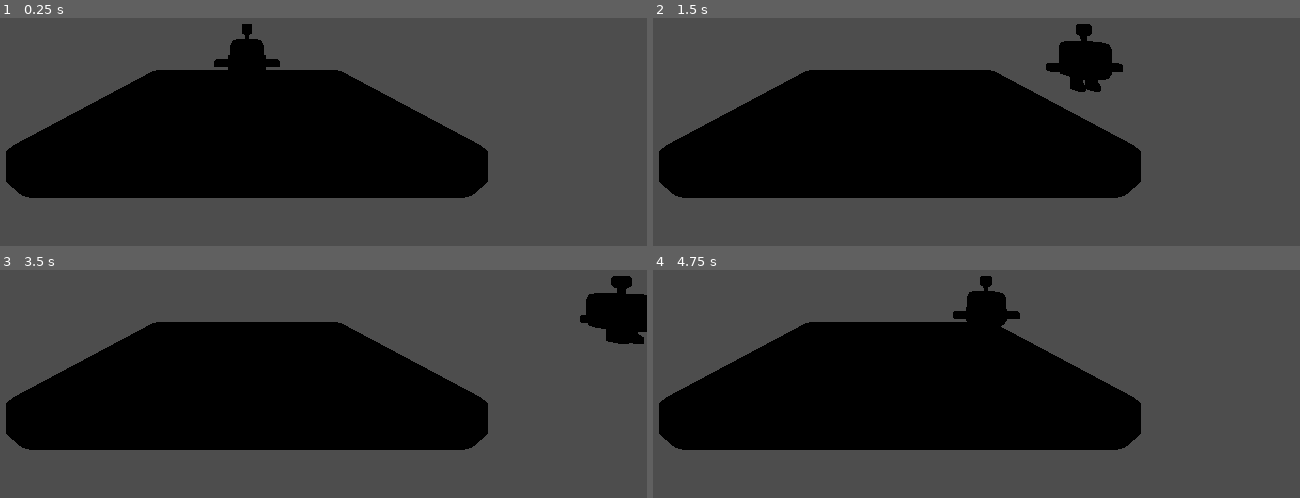
Above: before the commit, frames 1-4 (two rows, left to right).
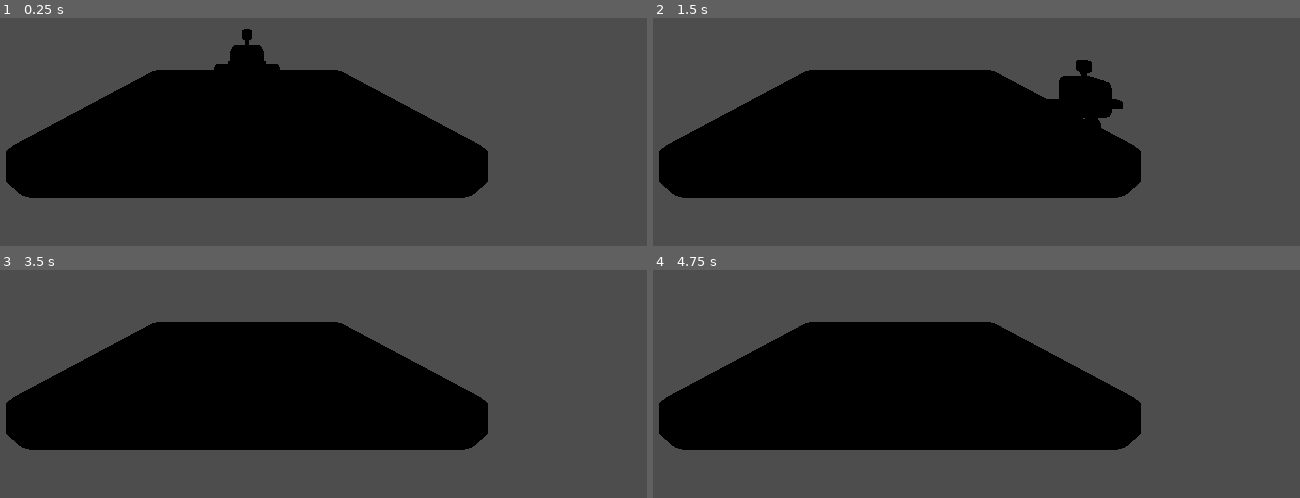
Above: after the commit, the same moments.

Repository: OliCunnington/mammoth_interactive_godot_advanced
Game: Godot game, scene res://new features/scenes/MainGame.tscn
Same seed, same stepped clock (60 frames per second), same inputs: the game is played once before the commit and once after it.
Inputs:
- Up to frame 1 (0.25 s): no input
- Up to frame 2 (1.5 s): tap Enter at 0.5 s; hold D (move_right) 0.53-1.28 s; tap Down (camera_down) at 0.6 s; tap Space (jump) at 0.77 s; hold S (move_back) from 1.28 s (still down); tap Left (camera_left) at 1.35 s
- Up to frame 3 (3.5 s): tap Space (jump) at 1.52, 2.75, 3.02 s; release S (move_back) at 2.03 s; hold D (move_right) 2.03-2.78 s; tap Right (camera_right) at 2.1 s; hold W (move_forward) from 2.78 s (still down); tap Up (camera_up) at 2.85 s
- Up to frame 4 (4.75 s): release W (move_forward) at 3.53 s; hold A (move_left) from 3.53 s (still down); tap Down (camera_down) at 3.6 s; tap Space (jump) at 3.77, 4.52 s; tap Left (camera_left) at 4.35 s

The runs differ from the first frame. In frame 1, 0.3% of the frame differs, in the area x 33-44%, y 2-23%; in frame 2, 2.6%, in the area x 60-73%, y 2-49%; in frame 3, 2.0%; in frame 4, 1.1%.

Commit message:
gravity added

Diff:
--- a/new features/scripts/new_player.gd
+++ b/new features/scripts/new_player.gd
@@ -3,15 +3,26 @@
 
 var movement_speed = 250
 var movement_velocity: Vector3
+var gravity: float = 0
 
 func _physics_process(delta):
 	handle_controls(delta)
+	handle_gravity(delta)
 
 	# Movement
 	var applied_velocity: Vector3
+
 	applied_velocity = velocity.lerp(movement_velocity, delta * 10)
+	applied_velocity.y = -gravity
+
 	velocity = applied_velocity
 	move_and_slide()
+
+
+func handle_gravity(delta):
+	gravity += 25 * delta
+	if gravity >= 0 and is_on_floor():
+		gravity = 0
 
 
 func handle_controls(delta):
